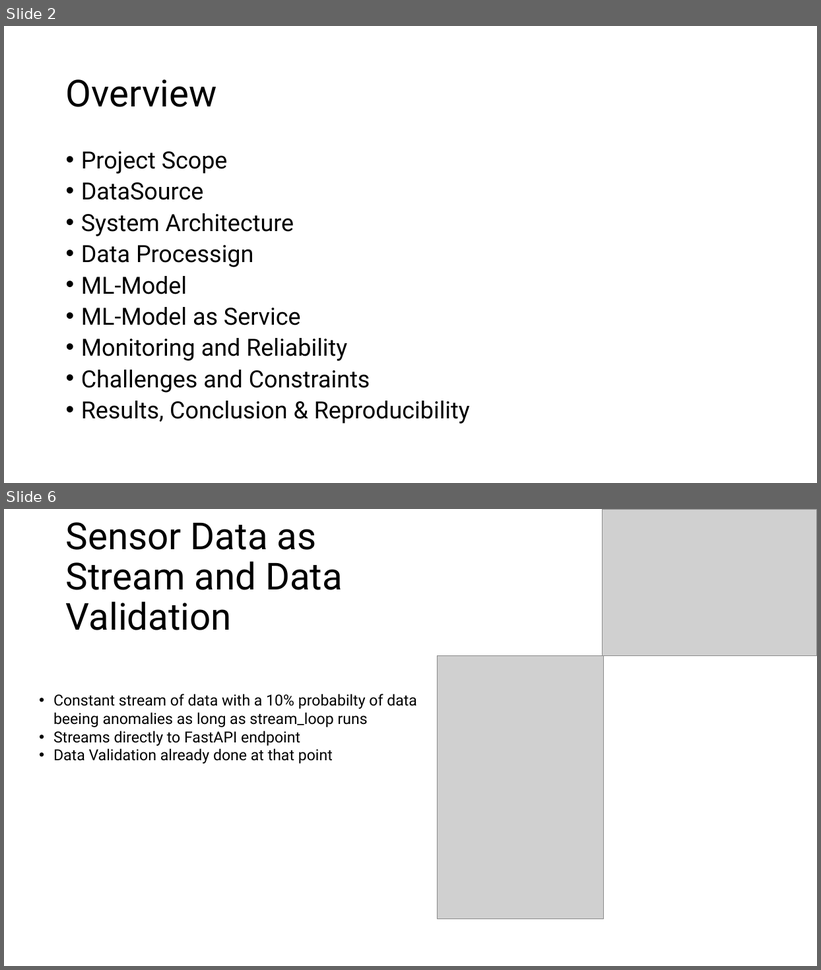
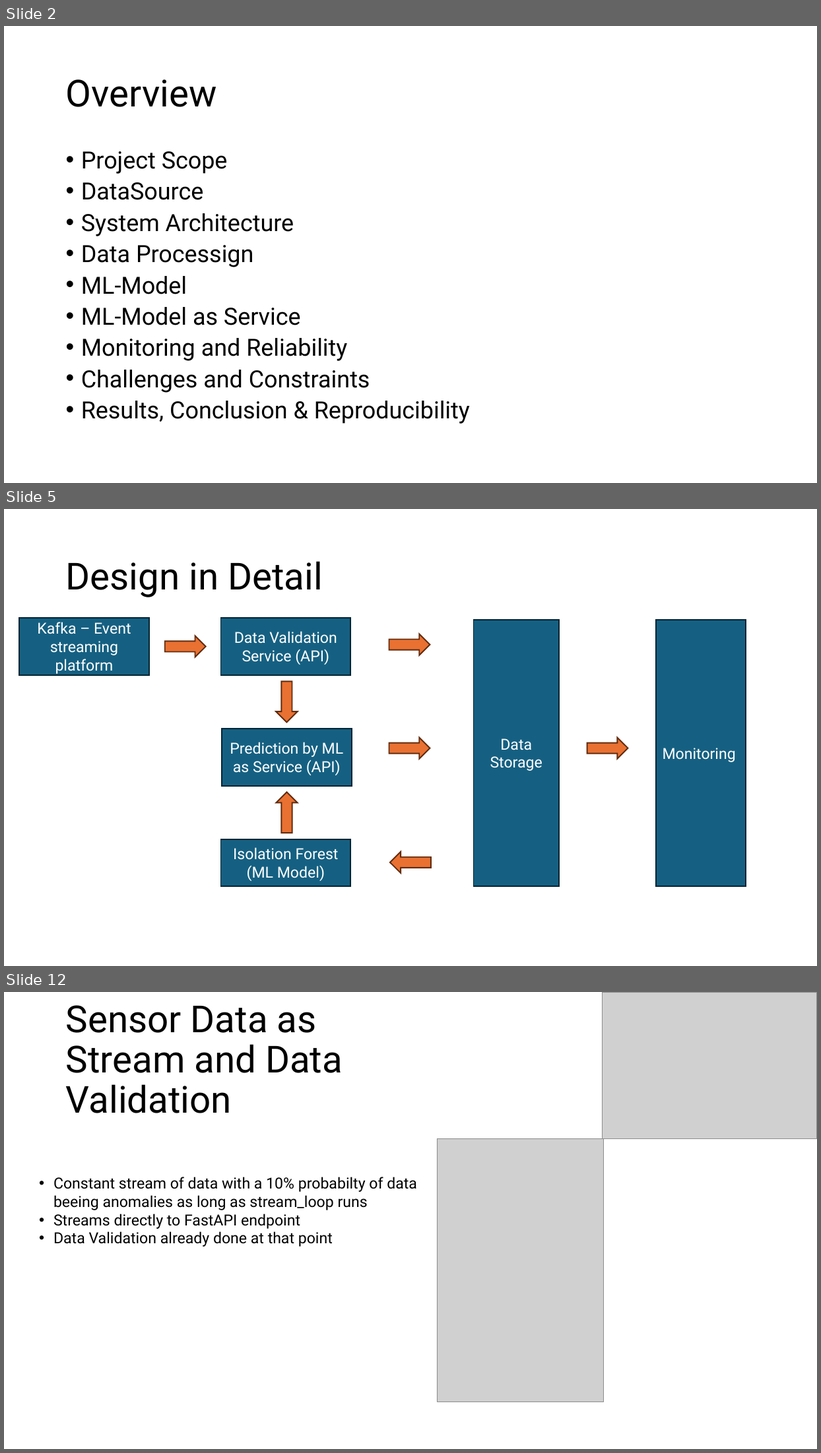
Before and after one commit to TheDauertoter/Factory_Learn, a slide deck: theblubbPP.ppt. Shown one above the other, each under a label of ours: slides 2 and 6 before the commit, slides 2, 5 and 12 after it; the slides between them are not shown. The pictures are 821x970 and 821x1453 pixels, drawn with LibreOffice and Linux fonts; fonts in the diff are those of the drawing; grey boxes stand for pictures. Boxes give left, top, right and bottom in pixels: in the first picture for what was removed or moved away, otherwise in the second. Text is boxed around its words. In the diff, an @@ line names an element or a change of style, - is before the commit and + after.

```diff
--- a/theblubbPP.ppt
+++ b/theblubbPP.ppt
@@ slide 5 added at (4, 509, 817, 966), background #FFFFFF @@
@@ title added at (66, 561, 323, 597), 44 pt, text #000000 @@
+Design in Detail
@@ rectangle added at (19, 617, 149, 675), fill #156082, outline #042433 1.5 pt, 18 pt, text #FFFFFF @@
+Kafka – Event streaming platform
@@ rectangle added at (221, 617, 350, 675), fill #156082, outline #042433 1.5 pt, 18 pt, text #FFFFFF @@
+Data Validation Service (API)
@@ rectangle added at (473, 620, 558, 887), fill #156082, outline #042433 1.5 pt, 18 pt, text #FFFFFF @@
+Data Storage
@@ rectangle added at (655, 620, 745, 887), fill #156082, outline #042433 1.5 pt, 18 pt, text #FFFFFF @@
+Monitoring
@@ down arrow added at (165, 636, 206, 657), fill #E97132, outline #622C0F 1.5 pt @@
@@ down arrow added at (389, 634, 430, 656), fill #E97132, outline #622C0F 1.5 pt @@
@@ down arrow added at (276, 681, 297, 722), fill #E97132, outline #622C0F 1.5 pt @@
@@ rectangle added at (222, 728, 351, 786), fill #156082, outline #042433 1.5 pt, 18 pt, text #FFFFFF @@
+Prediction by ML as Service (API)
@@ down arrow added at (389, 737, 430, 759), fill #E97132, outline #622C0F 1.5 pt @@
@@ down arrow added at (587, 737, 628, 759), fill #E97132, outline #622C0F 1.5 pt @@
@@ down arrow added at (276, 792, 297, 833), fill #E97132, outline #622C0F 1.5 pt @@
@@ rectangle added at (221, 840, 350, 887), fill #156082, outline #042433 1.5 pt, 18 pt, text #FFFFFF @@
+Isolation Forest (ML Model)
@@ down arrow added at (390, 852, 430, 873), fill #E97132, outline #622C0F 1.5 pt @@
@@ what was slide 6 is now slide 12 @@
```
Also in this commit, not shown: 2 slides changed, 6 other slides added, 1 slide removed.
